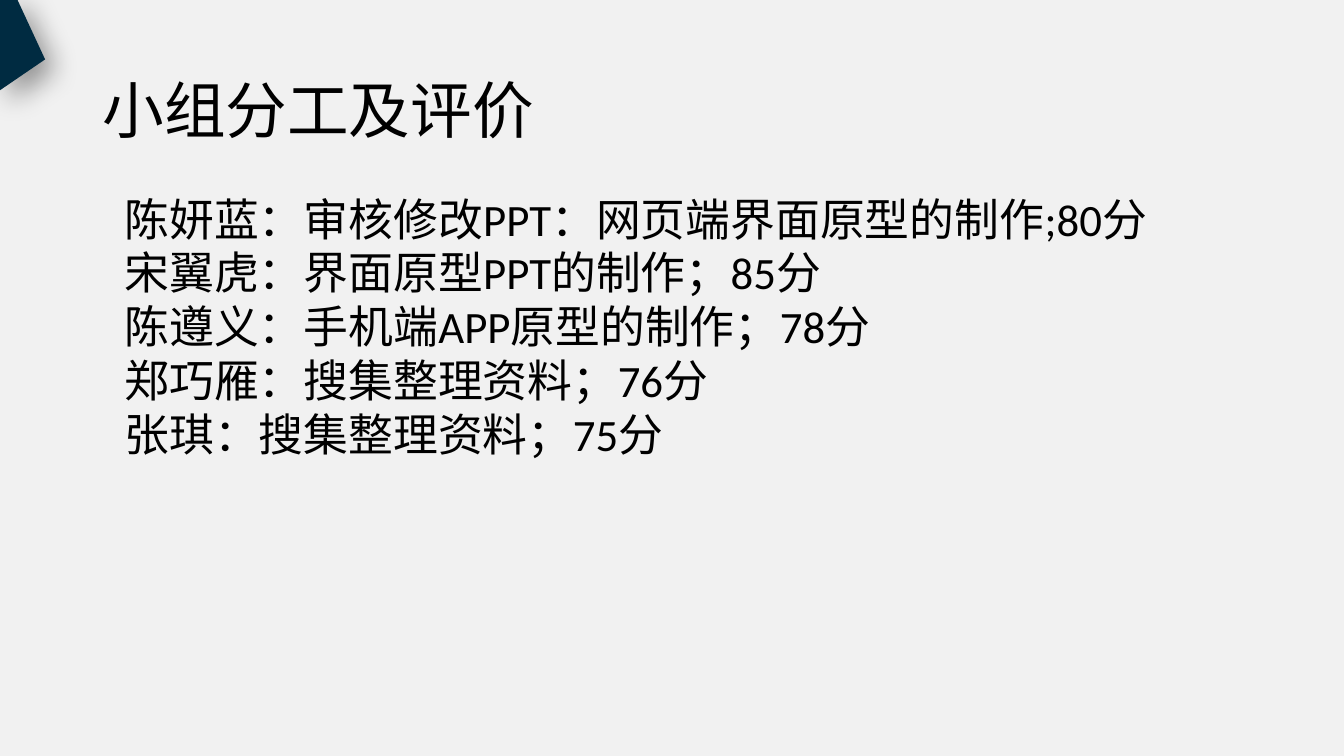
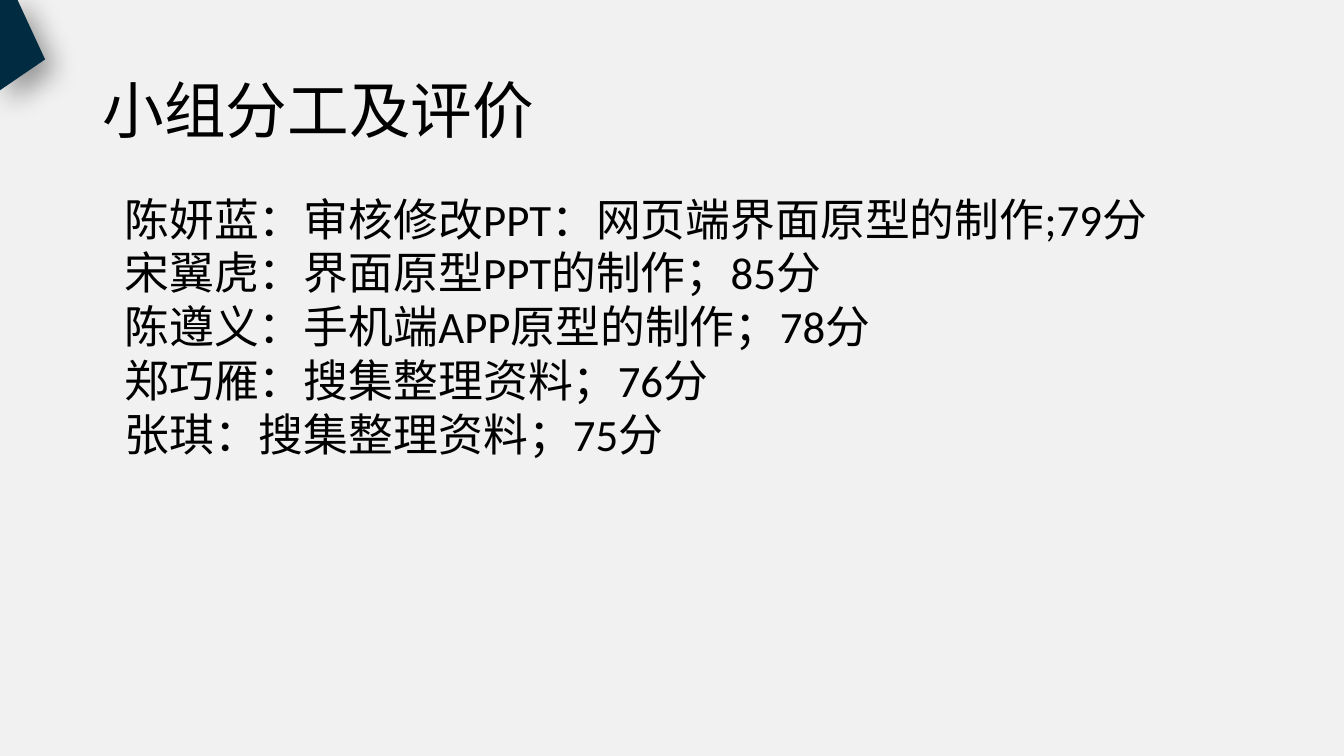
Before and after one commit to PRD2018-G18/PRD2018, a slide deck: slide 57 of 非受控文档/过程文档/UML基础2/UML基础2.pptx. Drawn at 1344x756 pixels with LibreOffice and Linux fonts; fonts in the diff are those of the drawing. Boxes give left, top, right and bottom in pixels: in the first picture for what was removed or moved away, otherwise in the second. Text is boxed around its words. In the diff, an @@ line names an element or a change of style, - is before the commit and + after.

Commit message:
修改文档PPT

```diff
--- a/非受控文档/过程文档/UML基础2/UML基础2.pptx
+++ b/非受控文档/过程文档/UML基础2/UML基础2.pptx
@@ text at <box>124,198,1147,242</box>: text changed @@
-陈妍蓝：审核修改PPT：网页端界面原型的制作;80分
+陈妍蓝：审核修改PPT：网页端界面原型的制作;79分
```
Also in this commit, not shown: 6 other files.
